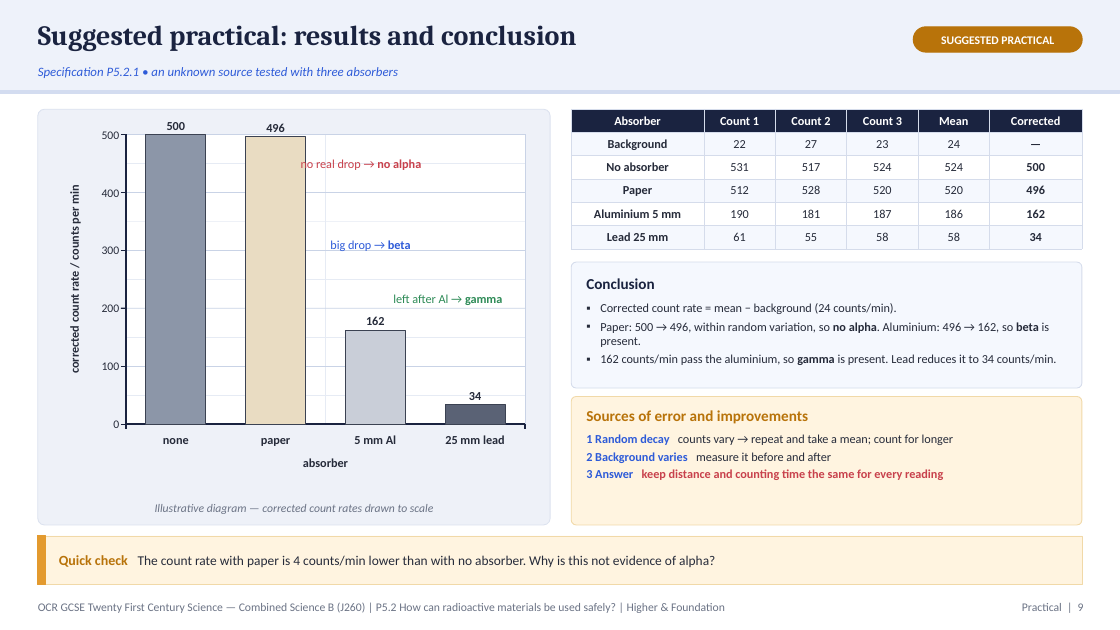
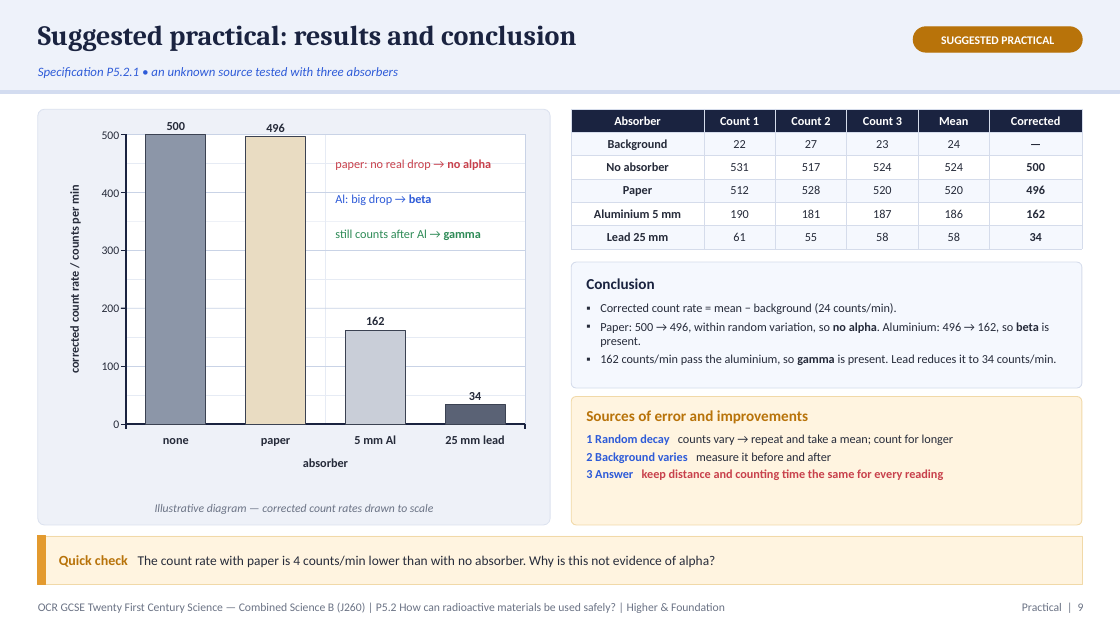
Before and after one commit to pstephenphilip-ship-it/Piri-MBBS, a slide deck: slide 9 of gcse-slides/ocr-physics/OCR21C_P5.2_UsingRadioactiveMaterialsSafely_Combined.pptx. Drawn at 1120x630 pixels with LibreOffice and Linux fonts; fonts in the diff are those of the drawing. Boxes give left, top, right and bottom in pixels: in the first picture for what was removed or moved away, otherwise in the second. Text is boxed around its words. In the diff, an @@ line names an element or a change of style, - is before the commit and + after.

```diff
--- a/gcse-slides/ocr-physics/OCR21C_P5.2_UsingRadioactiveMaterialsSafely_Combined.pptx
+++ b/gcse-slides/ocr-physics/OCR21C_P5.2_UsingRadioactiveMaterialsSafely_Combined.pptx
@@ text at [335, 159, 491, 170]: text changed @@
-no real drop → no alpha
+paper: no real drop → no alpha
@@ text at [335, 194, 432, 205]: text changed @@
-big drop → beta
+Al: big drop → beta
@@ text at [335, 229, 481, 240]: text changed @@
-left after Al → gamma
+still counts after Al → gamma
@@ text "still counts after Al → ..." at [335, 229, 481, 240]: vertical alignment top to middle @@
```
Also in this commit, not shown: 12 other slides changed, 2 other files.
